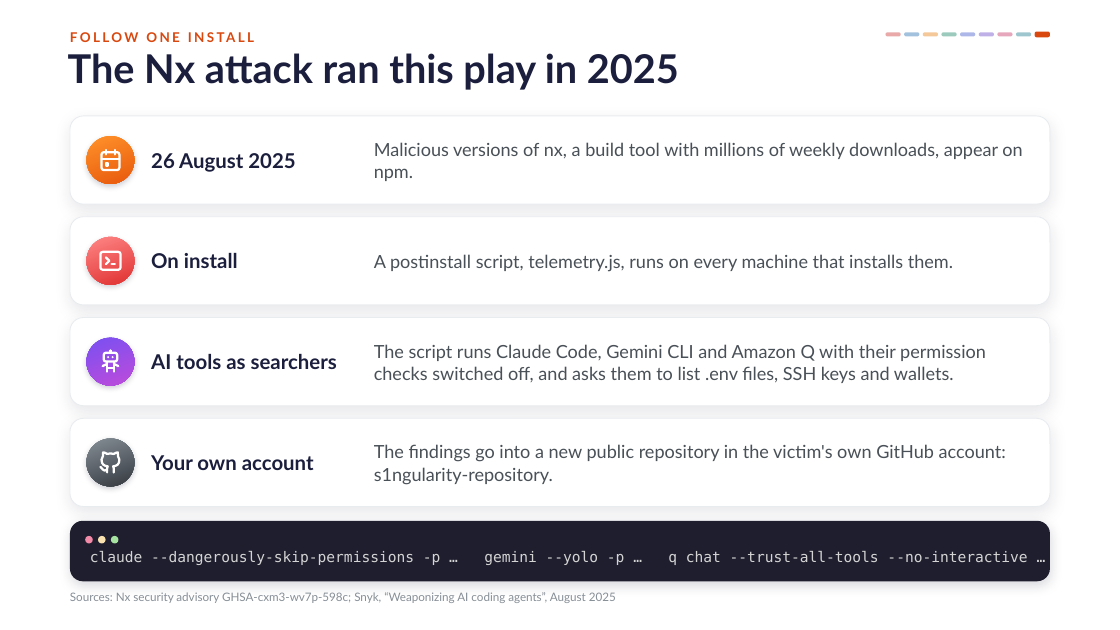
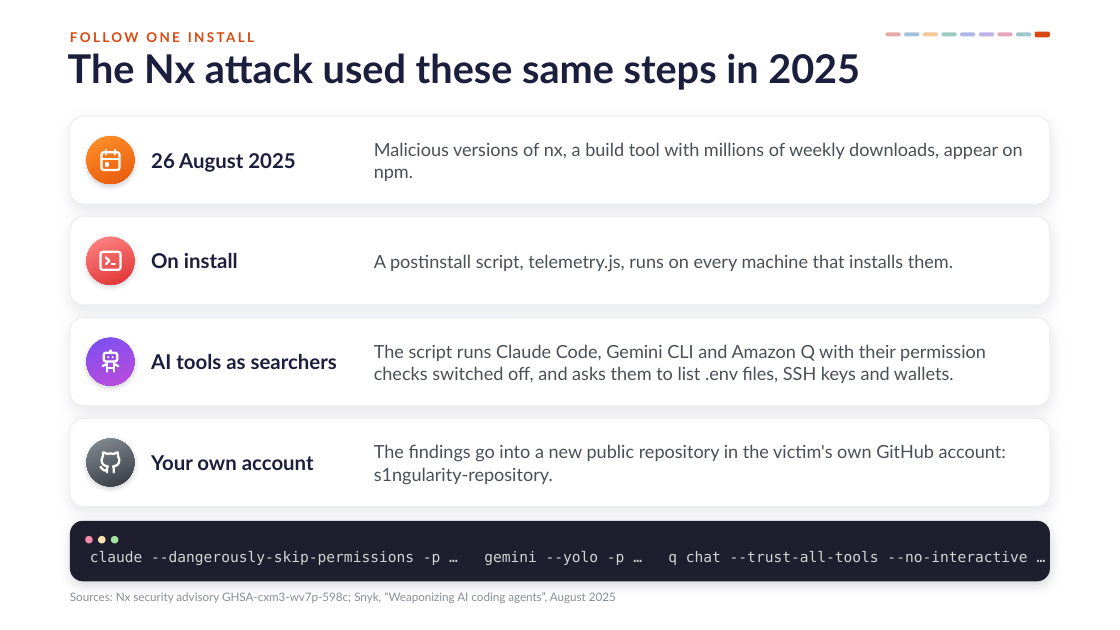
Before and after one commit to danielcregg/ai-assisted-programming, a slide deck: slide 49 of lectures-and-labs/week08/security-lecture.pptx (slide 47 before the commit). Drawn at 1120x630 pixels with LibreOffice and Linux fonts; fonts in the diff are those of the drawing; background and template pictures are left out. Boxes give left, top, right and bottom in pixels: in the first picture for what was removed or moved away, otherwise in the second. Text is boxed around its words. In the diff, an @@ line names an element or a change of style, - is before the commit and + after.

```diff
--- a/lectures-and-labs/week08/security-lecture.pptx
+++ b/lectures-and-labs/week08/security-lecture.pptx
@@ title at <box>68,53,860,90</box>: text changed @@
-The Nx attack ran this play in 2025
+The Nx attack used these same steps in 2025
```
Also in this commit, not shown: 11 other slides changed, 2 slides added, 1 other file.
